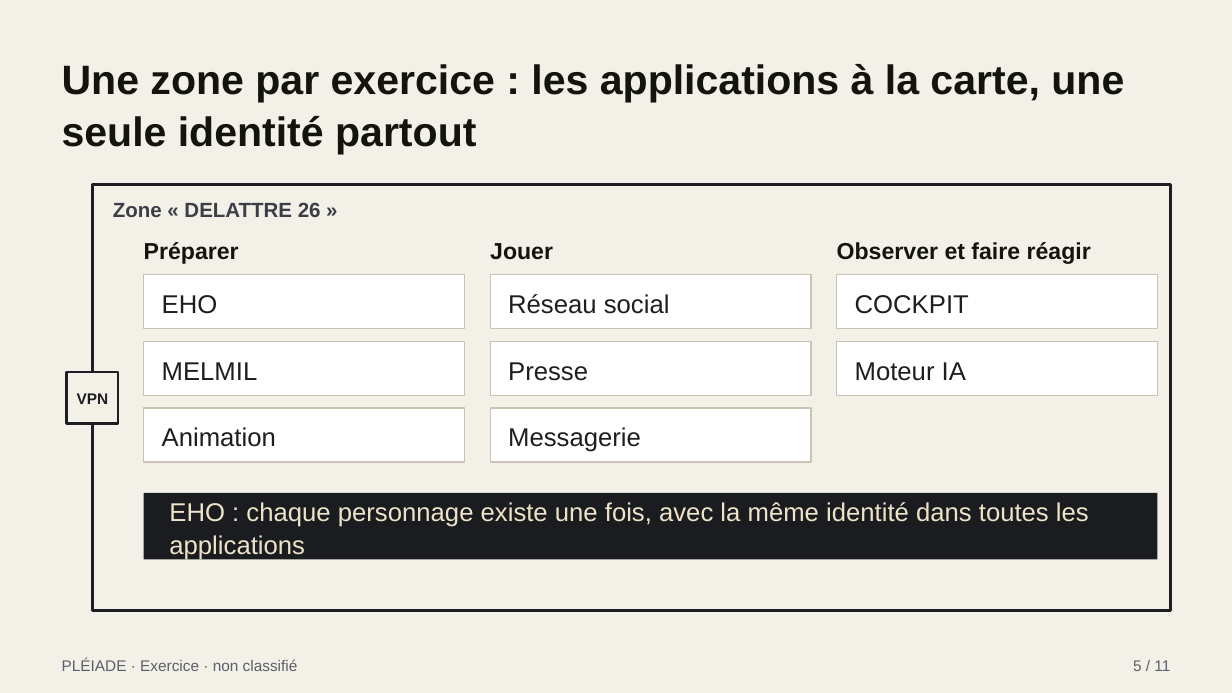
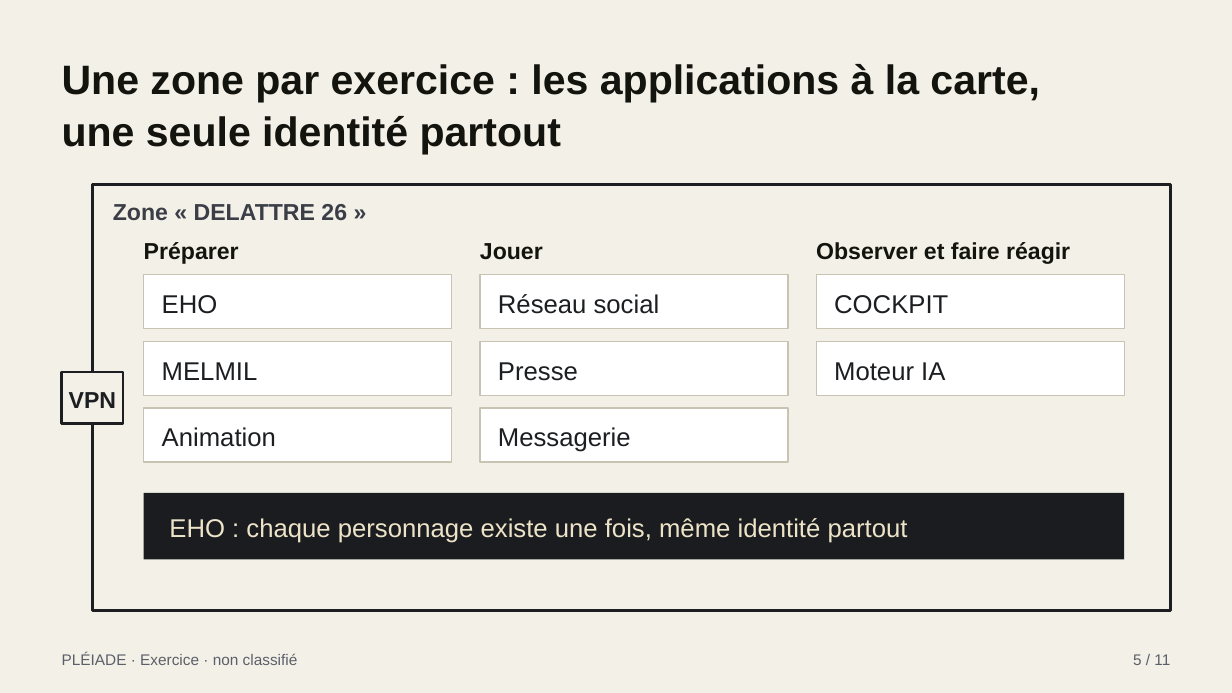
Before and after one commit to ViktorGlarak/MINERVE, a slide deck: slide 5 of PLEIADE/PRESENTATION/PLEIADE_presentation_v2.pptx. Drawn at 1232x693 pixels with LibreOffice and Linux fonts; fonts in the diff are those of the drawing. Boxes give left, top, right and bottom in pixels: in the first picture for what was removed or moved away, otherwise in the second. Text is boxed around its words. In the diff, an @@ line names an element or a change of style, - is before the commit and + after.

```diff
--- a/PLEIADE/PRESENTATION/PLEIADE_presentation_v2.pptx
+++ b/PLEIADE/PRESENTATION/PLEIADE_presentation_v2.pptx
@@ text at box(62, 64, 1040, 154): text changed @@
-Une zone par exercice : les applications à la carte, une seule identité partout
+Une zone par exercice : les applications à la carte,
+une seule identité partout
@@ text "Zone « DELATTRE 26 »" at box(113, 204, 347, 220): size 16 to 18 pt @@
@@ text "Jouer": place and size @@
-text "Jouer" at box(490, 243, 553, 260)
+text "Jouer" at box(480, 243, 543, 260)
@@ text "Observer et faire réagir": place and size @@
-text "Observer et faire réagir" at box(837, 242, 1091, 264)
+text "Observer et faire réagir" at box(816, 242, 1070, 264)
@@ rectangle: place and size @@
-rectangle at box(144, 274, 465, 328)
+rectangle at box(144, 274, 452, 328)
@@ rectangle: place and size @@
-rectangle at box(491, 274, 811, 328)
+rectangle at box(480, 274, 787, 328)
@@ text "Réseau social": place and size @@
-text "Réseau social" at box(508, 294, 670, 314)
+text "Réseau social" at box(498, 294, 660, 314)
@@ rectangle: place and size @@
-rectangle at box(837, 274, 1158, 328)
+rectangle at box(816, 274, 1124, 328)
@@ text "COCKPIT": place and size @@
-text "COCKPIT" at box(855, 295, 969, 314)
+text "COCKPIT" at box(834, 295, 948, 314)
@@ rectangle: place and size @@
-rectangle at box(144, 341, 465, 395)
+rectangle at box(144, 341, 452, 395)
@@ rectangle: place and size @@
-rectangle at box(491, 341, 811, 395)
+rectangle at box(480, 341, 787, 395)
@@ text "Presse": place and size @@
-text "Presse" at box(508, 362, 588, 381)
+text "Presse" at box(498, 362, 578, 381)
@@ rectangle: place and size @@
-rectangle at box(837, 341, 1158, 395)
+rectangle at box(816, 341, 1124, 395)
@@ text "Moteur IA": place and size @@
-text "Moteur IA" at box(855, 362, 966, 381)
+text "Moteur IA" at box(834, 362, 945, 381)
@@ text "VPN" at box(69, 392, 116, 408): size 12 to 18 pt @@
@@ rectangle: place and size @@
-rectangle at box(67, 372, 118, 424)
+rectangle at box(62, 372, 124, 424)
@@ rectangle: place and size @@
-rectangle at box(144, 409, 465, 462)
+rectangle at box(144, 409, 452, 462)
@@ rectangle: place and size @@
-rectangle at box(491, 409, 811, 462)
+rectangle at box(480, 409, 787, 462)
@@ text "Messagerie": place and size @@
-text "Messagerie" at box(508, 427, 641, 452)
+text "Messagerie" at box(498, 427, 631, 452)
@@ rectangle: place and size @@
-rectangle at box(144, 493, 1158, 559)
+rectangle at box(144, 493, 1125, 559)
@@ text at box(169, 518, 908, 543): text changed @@
-EHO : chaque personnage existe une fois, avec la même identité dans toutes les applications
+EHO : chaque personnage existe une fois, même identité partout
@@ text "PLÉIADE · Exercice · non ...": place and size @@
-text "PLÉIADE · Exercice · non ..." at box(62, 659, 298, 671)
+text "PLÉIADE · Exercice · non ..." at box(62, 652, 298, 665)
@@ text "5 / 11": place and size @@
-text "5 / 11" at box(1133, 660, 1170, 671)
+text "5 / 11" at box(1133, 654, 1170, 665)
```
Also in this commit, not shown: 10 other slides changed, 4 other files.
